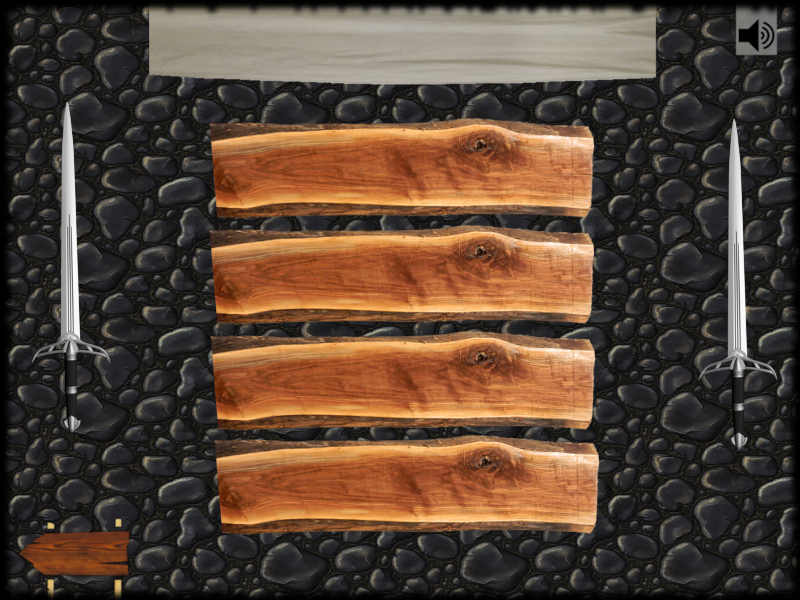
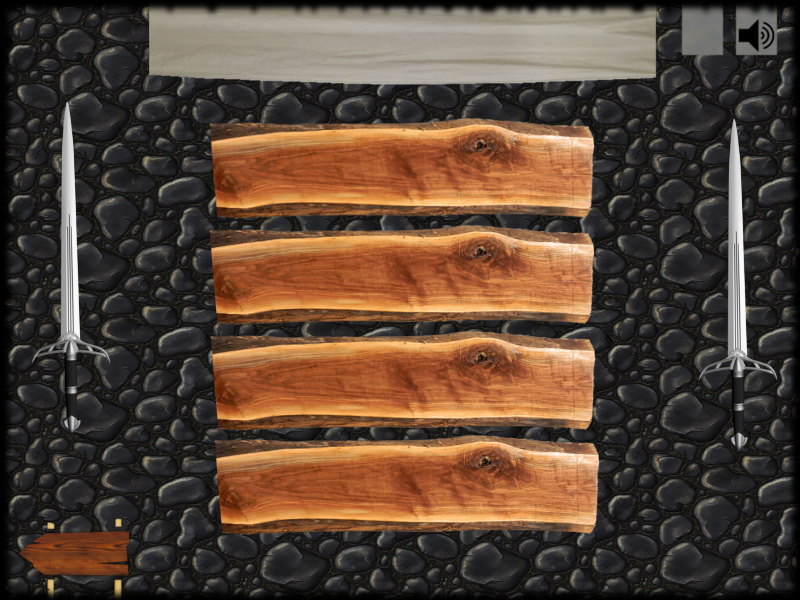
The second (800, 600) image is a revision of the first. Changes to its layers:
added layer "fullscreen" above "musique2" over [681, 2, 724, 56]
